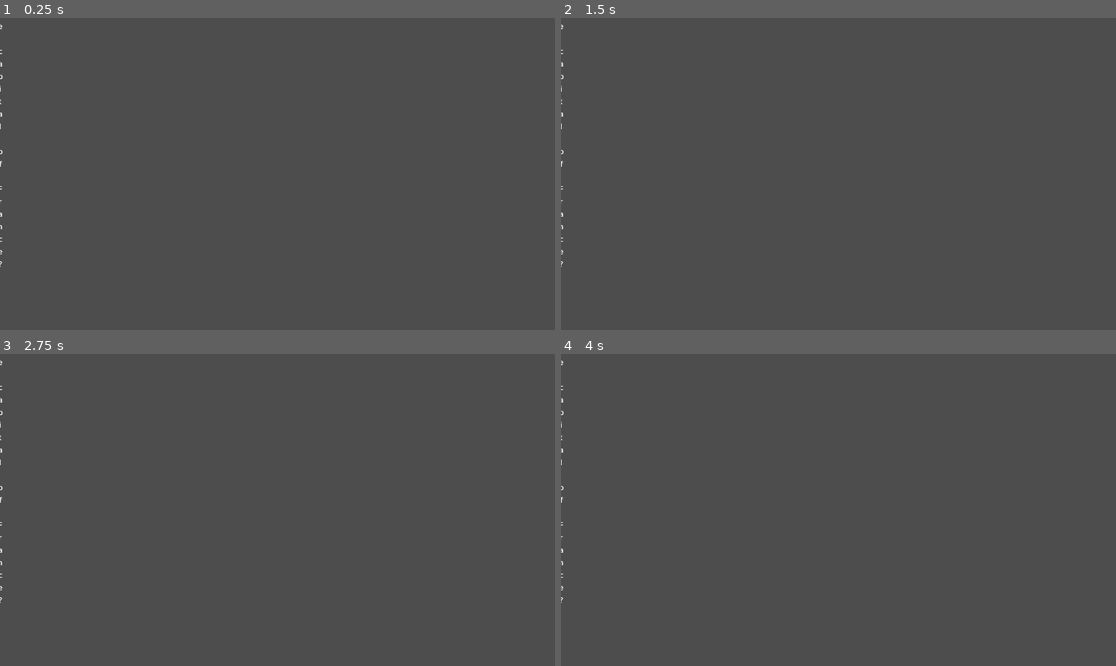
Above: before the commit, frames 1-4 (two rows, left to right).
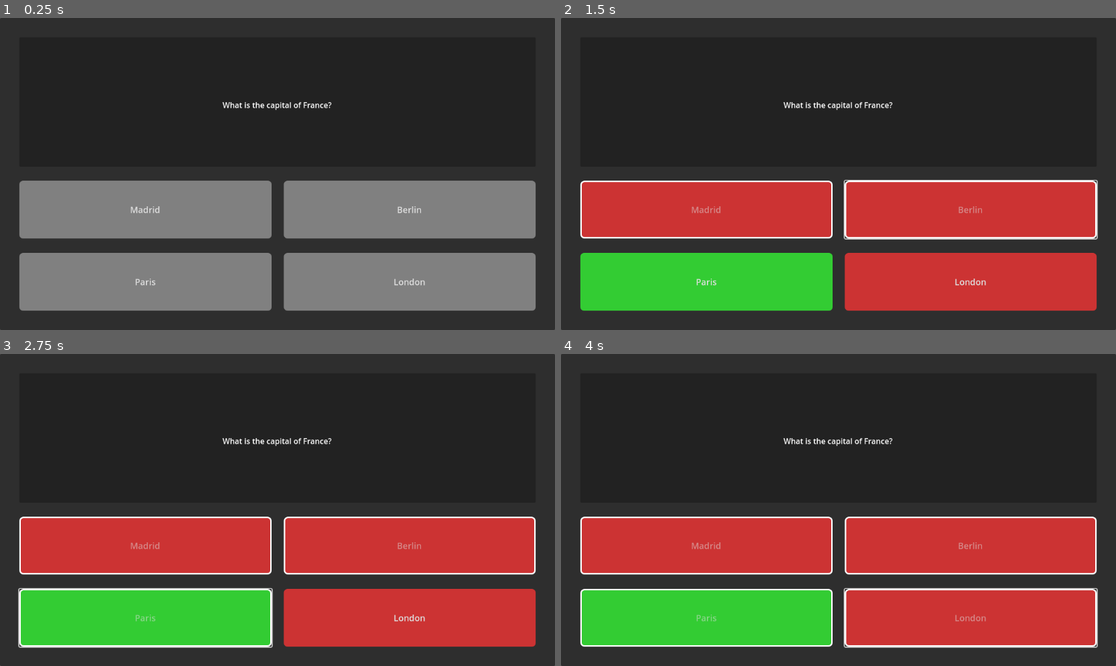
Above: after the commit, the same moments.

Repository: Nasghul101/QuizBattles
Game: Godot game, scene res://scenes/ui/quiz_screen_test.tscn
The game is run twice, just before and just after one commit, with the same random seed, the same clock (stepped at 60 frames per second) and the same inputs. The project has no main scene, so this scene is started directly.
Inputs (mouse positions are in pixels of both pictures, inside the frame that each line leads up to):
- Up to frame 1 (0.25 s): no input
- Up to frame 2 (1.5 s): click (705, 208) at 0.5 s, where only the run after the commit has a clickable "Madrid"; click (971, 208) at 1.25 s, where only the run after the commit has a clickable "Berlin"
- Up to frame 3 (2.75 s): click (144, 619) at 2 s, where only the run after the commit has a clickable "Paris"
- Up to frame 4 (4 s): click (971, 619) at 2.75 s, where only the run after the commit has a clickable "London"; tap Enter at 3.5 s

The runs differ from the first frame. In frame 1, 99% of the frame differs, in the area x 0-100%, y 0-100%; in frame 2, 100%; in frame 3, 100%; in frame 4, 100%.

Commit message:
debug quiz_screen

Diff:
--- a/scenes/ui/quiz_screen.gd
+++ b/scenes/ui/quiz_screen.gd
@@ -22,13 +22,13 @@
 signal answer_correct
 
 # Node references
-@onready var question_label: Label = $QuestionPanel/QuestionLabel
-@onready var answers_grid: GridContainer = $AnswersGrid
+@onready var question_label: Label = $PanelContainer/MarginContainer/VBoxContainer/QuestionPanel/QuestionLabel
+@onready var answers_grid: GridContainer = $PanelContainer/MarginContainer/VBoxContainer/AnswersGrid
 @onready var answer_buttons: Array[Button] = [
-    $AnswersGrid/AnswerButton1,
-    $AnswersGrid/AnswerButton2,
-    $AnswersGrid/AnswerButton3,
-    $AnswersGrid/AnswerButton4
+    $PanelContainer/MarginContainer/VBoxContainer/AnswersGrid/AnswerButton1,
+    $PanelContainer/MarginContainer/VBoxContainer/AnswersGrid/AnswerButton2,
+    $PanelContainer/MarginContainer/VBoxContainer/AnswersGrid/AnswerButton3,
+    $PanelContainer/MarginContainer/VBoxContainer/AnswersGrid/AnswerButton4
 ]
 
 # Internal state
--- a/scenes/ui/quiz_screen.tscn
+++ b/scenes/ui/quiz_screen.tscn
@@ -12,17 +12,31 @@
 grow_vertical = 2
 script = ExtResource("1_script")
 
-[node name="QuestionPanel" type="Panel" parent="."]
-layout_mode = 1
-anchors_preset = 10
-anchor_right = 1.0
-offset_left = 20.0
-offset_top = 40.0
-offset_right = -20.0
-offset_bottom = 240.0
+[node name="PanelContainer" type="PanelContainer" parent="."]
+layout_mode = 0
+offset_right = 1152.0
+offset_bottom = 648.0
 grow_horizontal = 2
+grow_vertical = 2
 
-[node name="QuestionLabel" type="Label" parent="QuestionPanel"]
+[node name="MarginContainer" type="MarginContainer" parent="PanelContainer"]
+custom_minimum_size = Vector2(110, 110)
+layout_mode = 2
+theme_override_constants/margin_left = 40
+theme_override_constants/margin_top = 40
+theme_override_constants/margin_right = 40
+theme_override_constants/margin_bottom = 40
+
+[node name="VBoxContainer" type="VBoxContainer" parent="PanelContainer/MarginContainer"]
+layout_mode = 2
+theme_override_constants/separation = 29
+alignment = 1
+
+[node name="QuestionPanel" type="Panel" parent="PanelContainer/MarginContainer/VBoxContainer"]
+layout_mode = 2
+size_flags_vertical = 3
+
+[node name="QuestionLabel" type="Label" parent="PanelContainer/MarginContainer/VBoxContainer/QuestionPanel"]
 layout_mode = 1
 anchors_preset = 15
 anchor_right = 1.0
@@ -38,35 +52,24 @@
 vertical_alignment = 1
 autowrap_mode = 3
 
-[node name="AnswersGrid" type="GridContainer" parent="."]
-layout_mode = 1
-anchors_preset = 7
-anchor_left = 0.5
-anchor_top = 1.0
-anchor_right = 0.5
-anchor_bottom = 1.0
-offset_left = -320.0
-offset_top = -640.0
-offset_right = 390.0
-offset_bottom = -31.0
-grow_horizontal = 2
-grow_vertical = 0
-theme_override_constants/h_separation = 20
-theme_override_constants/v_separation = 20
+[node name="AnswersGrid" type="GridContainer" parent="PanelContainer/MarginContainer/VBoxContainer"]
+layout_mode = 2
+theme_override_constants/h_separation = 25
+theme_override_constants/v_separation = 30
 columns = 2
 
-[node name="AnswerButton1" parent="AnswersGrid" instance=ExtResource("2_answer_button")]
+[node name="AnswerButton1" parent="PanelContainer/MarginContainer/VBoxContainer/AnswersGrid" instance=ExtResource("2_answer_button")]
 custom_minimum_size = Vector2(300, 120)
 layout_mode = 2
 
-[node name="AnswerButton2" parent="AnswersGrid" instance=ExtResource("2_answer_button")]
+[node name="AnswerButton2" parent="PanelContainer/MarginContainer/VBoxContainer/AnswersGrid" instance=ExtResource("2_answer_button")]
 custom_minimum_size = Vector2(300, 120)
 layout_mode = 2
 
-[node name="AnswerButton3" parent="AnswersGrid" instance=ExtResource("2_answer_button")]
+[node name="AnswerButton3" parent="PanelContainer/MarginContainer/VBoxContainer/AnswersGrid" instance=ExtResource("2_answer_button")]
 custom_minimum_size = Vector2(300, 120)
 layout_mode = 2
 
-[node name="AnswerButton4" parent="AnswersGrid" instance=ExtResource("2_answer_button")]
+[node name="AnswerButton4" parent="PanelContainer/MarginContainer/VBoxContainer/AnswersGrid" instance=ExtResource("2_answer_button")]
 custom_minimum_size = Vector2(300, 120)
 layout_mode = 2
--- a/scenes/ui/quiz_screen_test.tscn
+++ b/scenes/ui/quiz_screen_test.tscn
@@ -1,9 +1,10 @@
-[gd_scene load_steps=3 format=3 uid="uid://ct0m3k7y4r3xj"]
+[gd_scene load_steps=3 format=3 uid="uid://dunclcdhn4qsq"]
 
-[ext_resource type="Script" path="res://scenes/ui/quiz_screen_test.gd" id="1_test_script"]
-[ext_resource type="PackedScene" uid="uid://bvjx8k2qnrpyh" path="res://scenes/ui/quiz_screen.tscn" id="2_quiz_screen"]
+[ext_resource type="Script" uid="uid://ll76rt4l7n4m" path="res://scenes/ui/quiz_screen_test.gd" id="1_test_script"]
+[ext_resource type="PackedScene" uid="uid://b5n5d733kj2v5" path="res://scenes/ui/quiz_screen.tscn" id="2_quiz_screen"]
 
 [node name="QuizScreenTest" type="Node2D"]
 script = ExtResource("1_test_script")
 
 [node name="QuizScreen" parent="." instance=ExtResource("2_quiz_screen")]
+metadata/_edit_use_anchors_ = true
